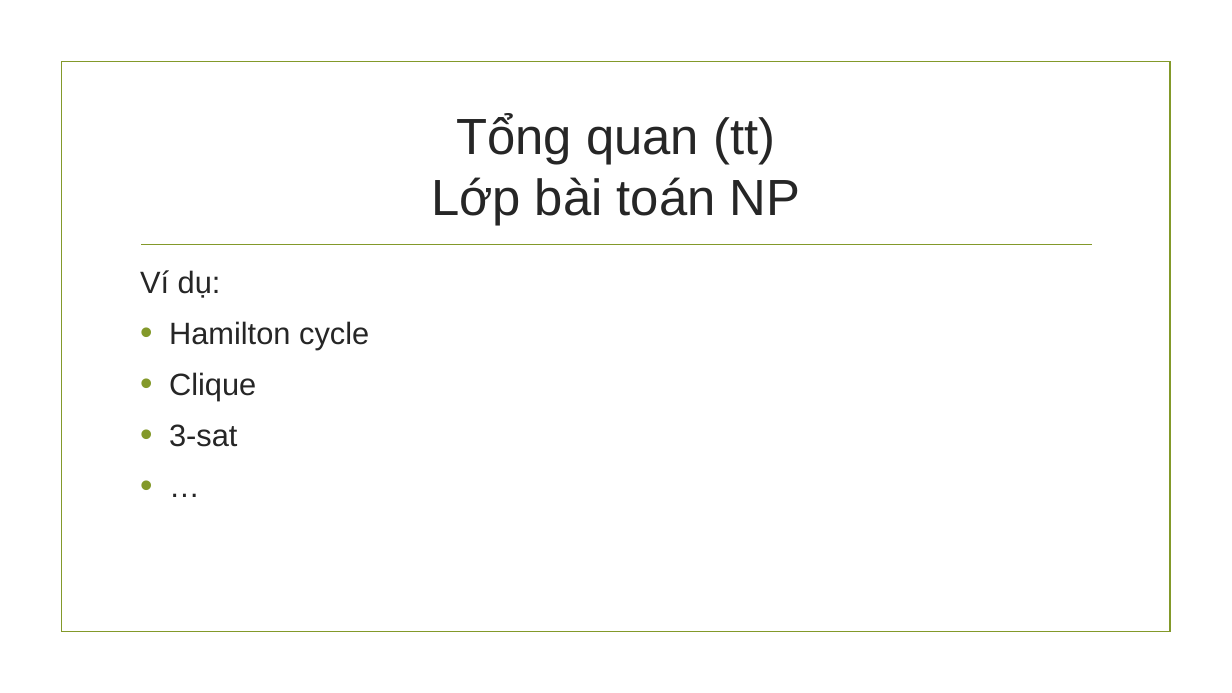
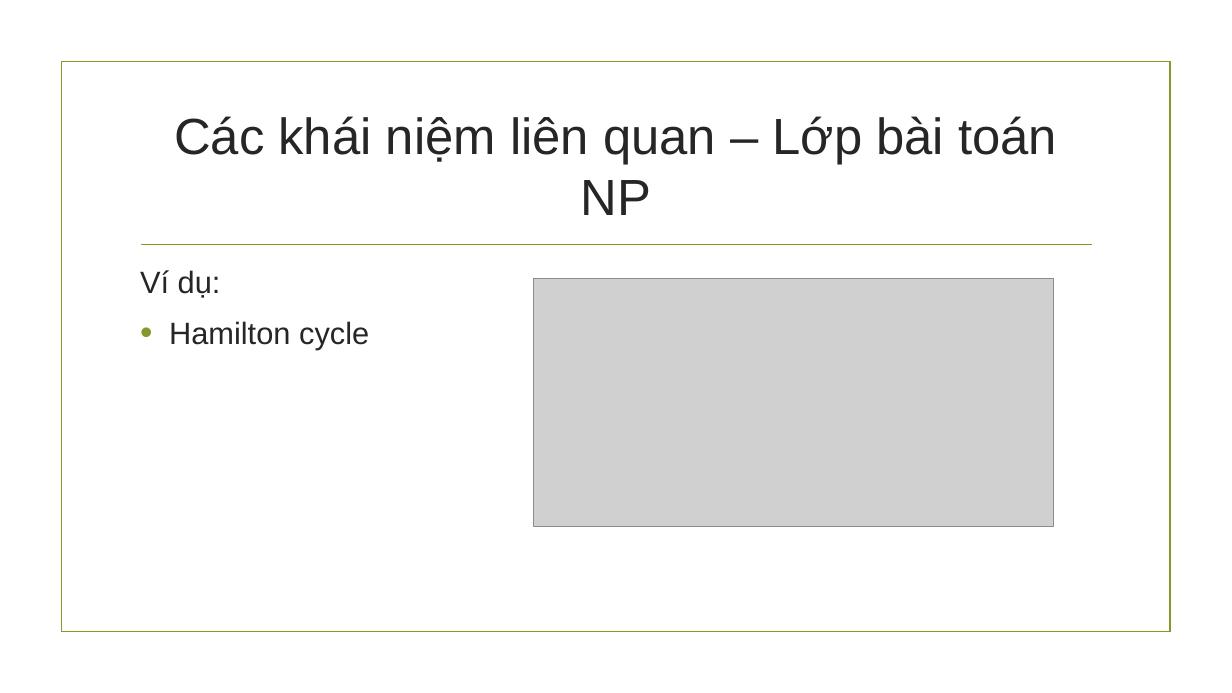
Before and after one commit to hungnguyen0606/PvsNP, a slide deck: slide 20 of Báo cáo đồ án cuối kì.pptx (slide 17 before the commit). Drawn at 1232x693 pixels with LibreOffice and Linux fonts; fonts in the diff are those of the drawing; grey boxes stand for pictures; background and template pictures are left out. Boxes give left, top, right and bottom in pixels: in the first picture for what was removed or moved away, otherwise in the second. Text is boxed around its words. In the diff, an @@ line names an element or a change of style, - is before the commit and + after.

Commit message:
Updating beautiful image-examples for slides

```diff
--- a/Báo cáo đồ án cuối kì.pptx
+++ b/Báo cáo đồ án cuối kì.pptx
@@ title at (174, 116, 1057, 215): text changed @@
-Tổng quan (tt)
-Lớp bài toán NP
+Các khái niệm liên quan – Lớp bài toán NP
@@ picture added at (533, 278, 1054, 526) @@
@@ text at (169, 372, 256, 447): paragraphs removed @@
-• Clique
-• 3-sat
-• …
```
Also in this commit, not shown: 12 other slides changed, 9 slides added, 1 other file.
